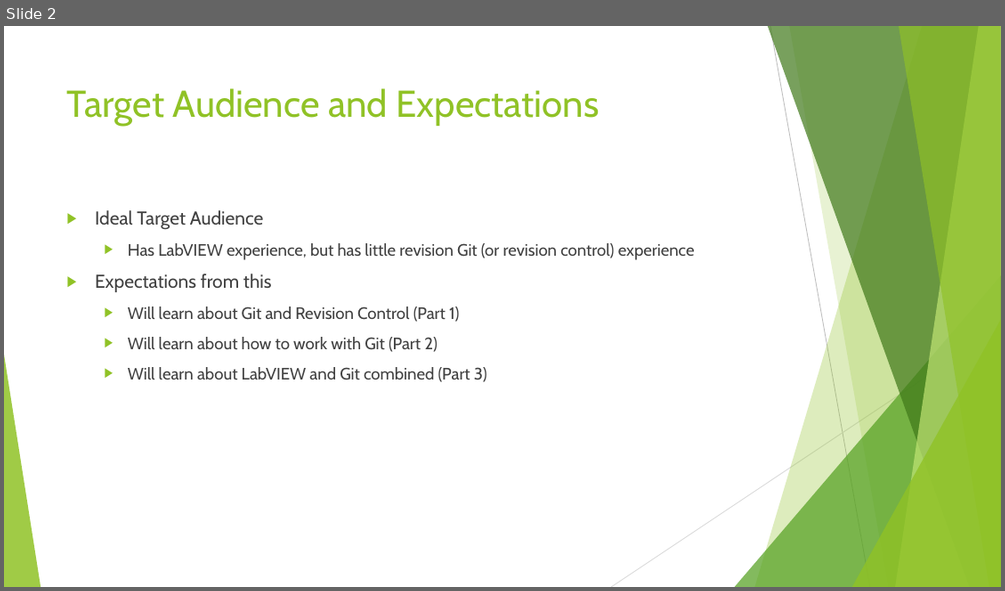
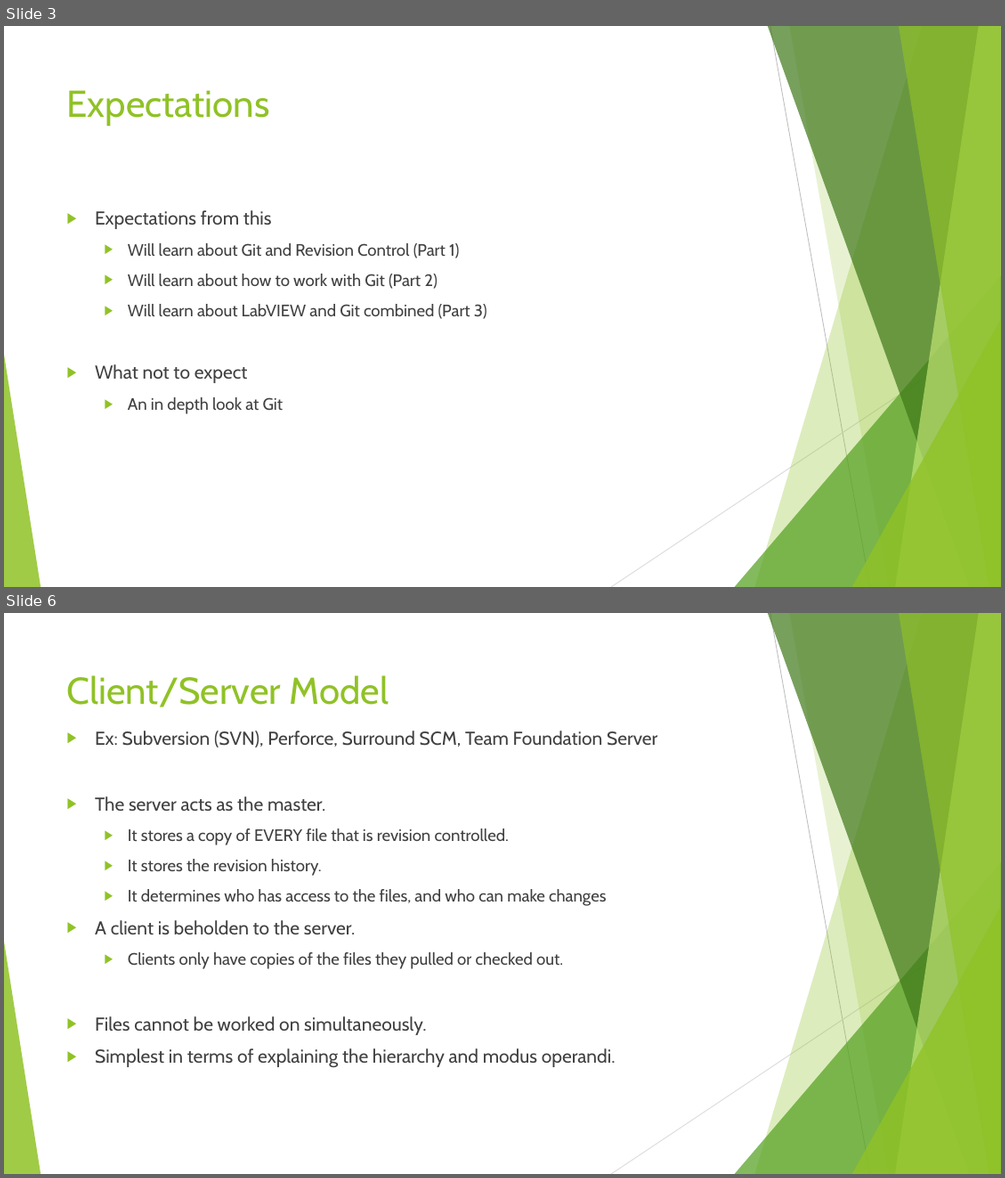
Before and after one commit to sethkaz/git-presentation, a slide deck: Git and LV.pptx. Shown one above the other, each under a label of ours: slide 2 before the commit, slides 3 and 6 after it; the slides between them are not shown. The pictures are 1005x591 and 1005x1178 pixels, drawn with LibreOffice and Linux fonts; fonts in the diff are those of the drawing. Boxes give left, top, right and bottom in pixels: in the first picture for what was removed or moved away, otherwise in the second. Text is boxed around its words. In the diff, an @@ line names an element or a change of style, - is before the commit and + after.

```diff
--- a/Git and LV.pptx
+++ b/Git and LV.pptx
@@ slide 6 added at box(4, 613, 1001, 1174), background #FFFFFF; not listed: 10 template elements that a slide beside it also shows @@
@@ title added at box(67, 675, 388, 707), 36 pt, text #90C226 @@
+Client/Server Model
@@ text added at box(95, 730, 657, 1067), 18 pt, text #404040 @@
+▶ Ex: Subversion (SVN), Perforce, Surround SCM, Team Foundation Server
+▶ The server acts as the master.
+  ▶ It stores a copy of EVERY file that is revision controlled.
+  ▶ It stores the revision history.
+  ▶ It determines who has access to the files, and who can make changes
+▶ A client is beholden to the server.
+  ▶ Clients only have copies of the files they pulled or checked out.
+▶ Files cannot be worked on simultaneously.
+▶ Simplest in terms of explaining the hierarchy and modus operandi.
@@ what was slide 2 is now slide 3 @@
@@ slide 3 changed as well @@
@@ title at box(67, 90, 270, 126): text changed @@
-Target Audience and Expectations
+Expectations
@@ text at box(95, 210, 695, 260): paragraphs removed @@
-▶ Ideal Target Audience
-  ▶ Has LabVIEW experience, but has little revision Git (or revision control) experience
@@ text at box(95, 364, 283, 414): paragraphs added @@
+▶ What not to expect
+  ▶ An in depth look at Git
```
Also in this commit, not shown: 1 other slide changed, 10 other slides added, 1 slide removed.
